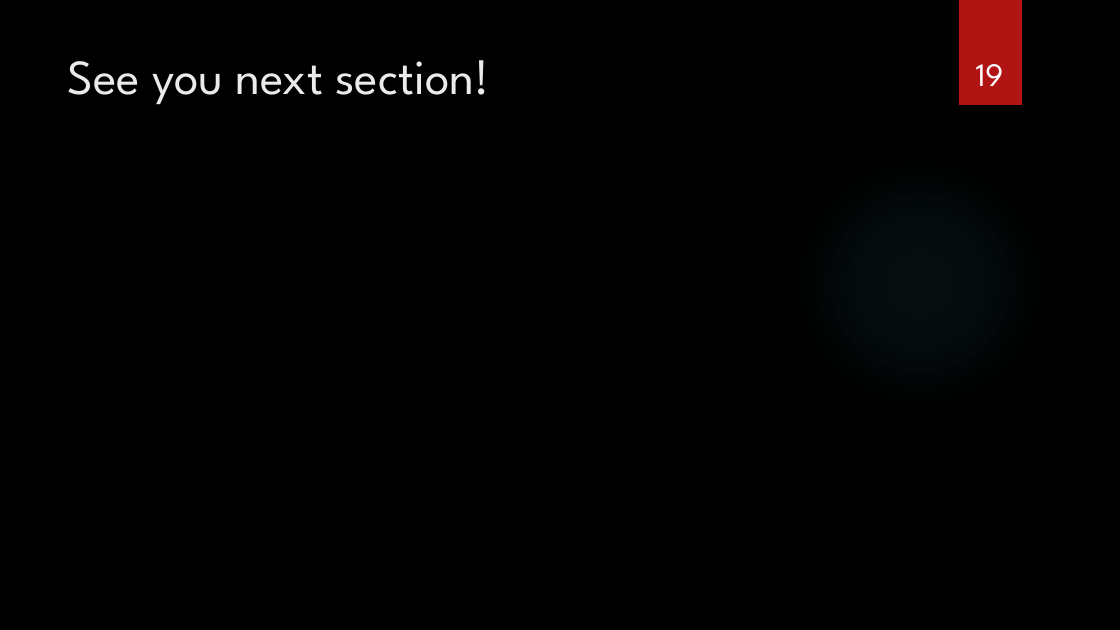
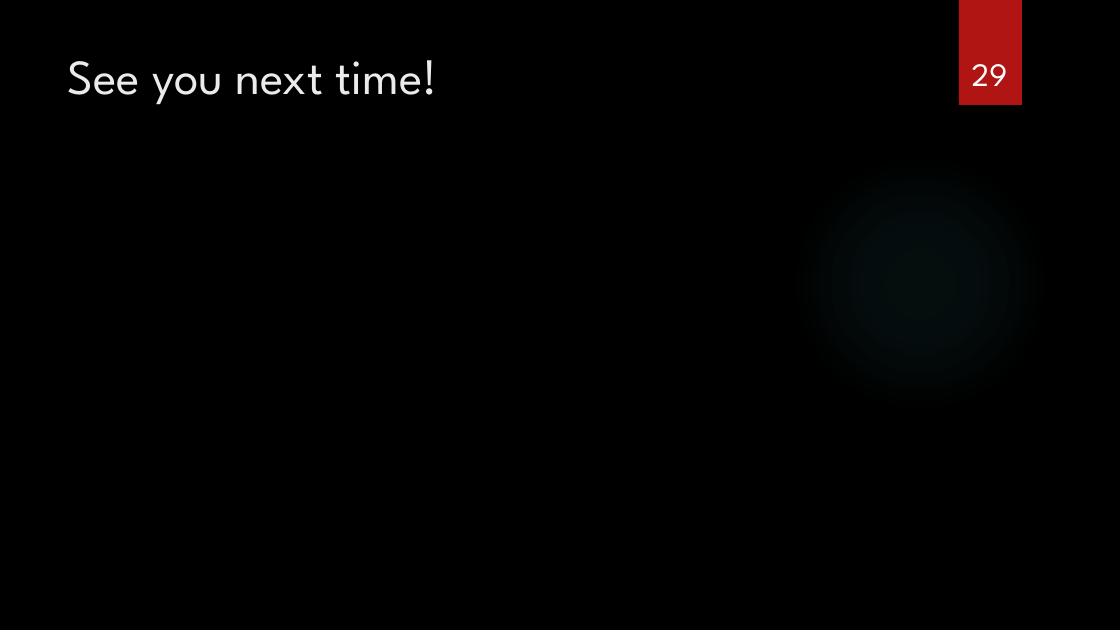
Before and after one commit to Johndgnzj/FCULab.GraphAndBot, a slide deck: slide 29 of Documents/Workshop-Day1_MicrosoftGraphAPI.pptx (slide 19 before the commit). Drawn at 1120x630 pixels with LibreOffice and Linux fonts; fonts in the diff are those of the drawing; background and template pictures are left out. Boxes give left, top, right and bottom in pixels: in the first picture for what was removed or moved away, otherwise in the second. Text is boxed around its words. In the diff, an @@ line names an element or a change of style, - is before the commit and + after.

```diff
--- a/Documents/Workshop-Day1_MicrosoftGraphAPI.pptx
+++ b/Documents/Workshop-Day1_MicrosoftGraphAPI.pptx
@@ title at [68,60,437,105]: text changed @@
-See you next section!
+See you next time!
@@ page number at [972,64,1008,86]: text changed @@
-19
+29
```
Also in this commit, not shown: 7 other slides changed, 10 slides added.
